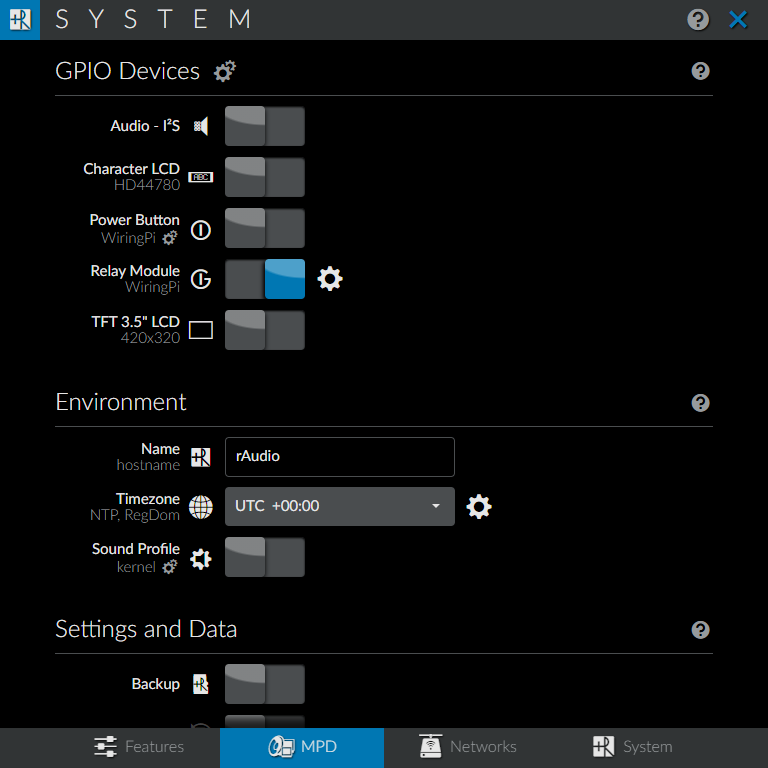
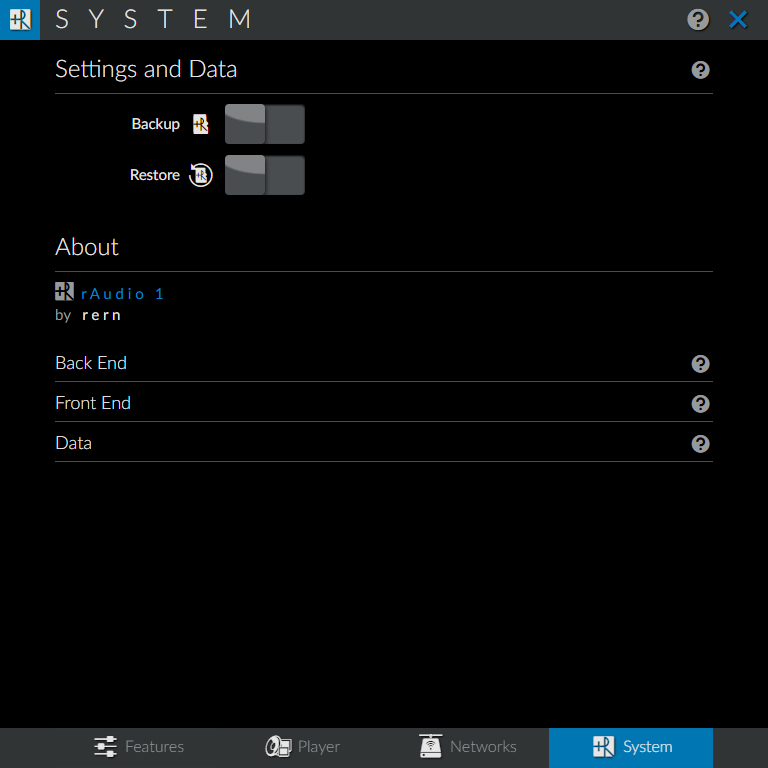
Layer changes from the first 768×768 image to the second:
added layer "system" above "networks" over [55,728,713,768]
removed layer "Layer 44" over [55,728,713,768]
added layer "featuresB" above "system3" over [55,728,713,768]
showed "system3" over [54,59,713,768]
showed "system1" over [54,59,713,768]
showed "networks2" over [54,59,713,768]
showed "networks1" over [54,59,713,768]
showed "features1" over [54,59,713,768]
